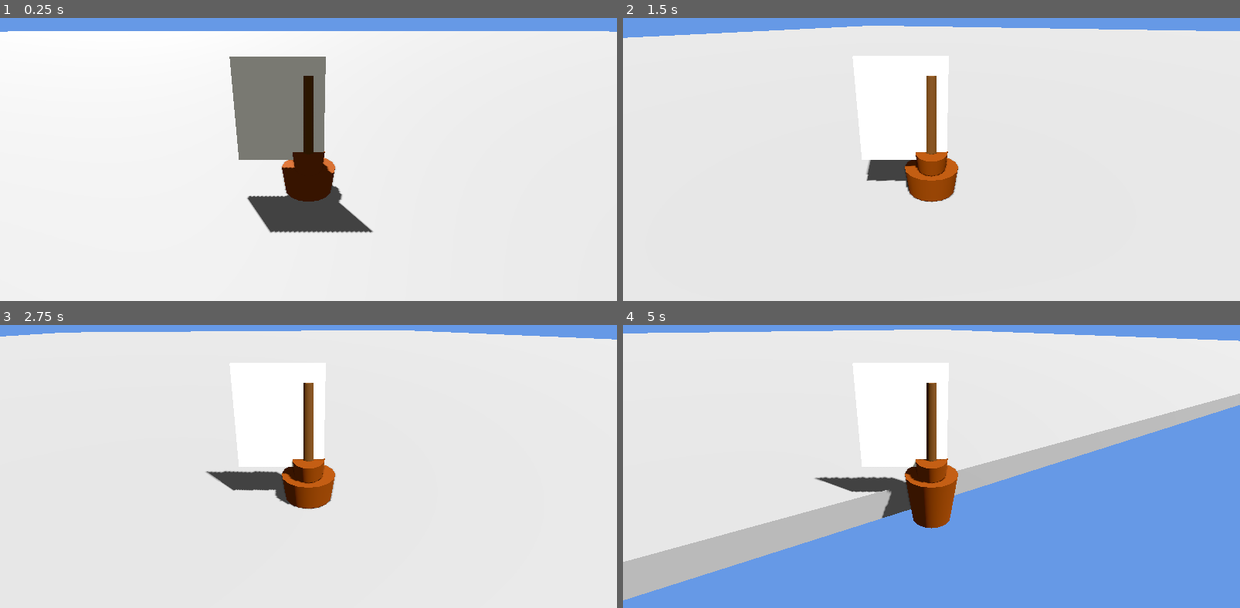
Above: before the commit, frames 1-4 (two rows, left to right).
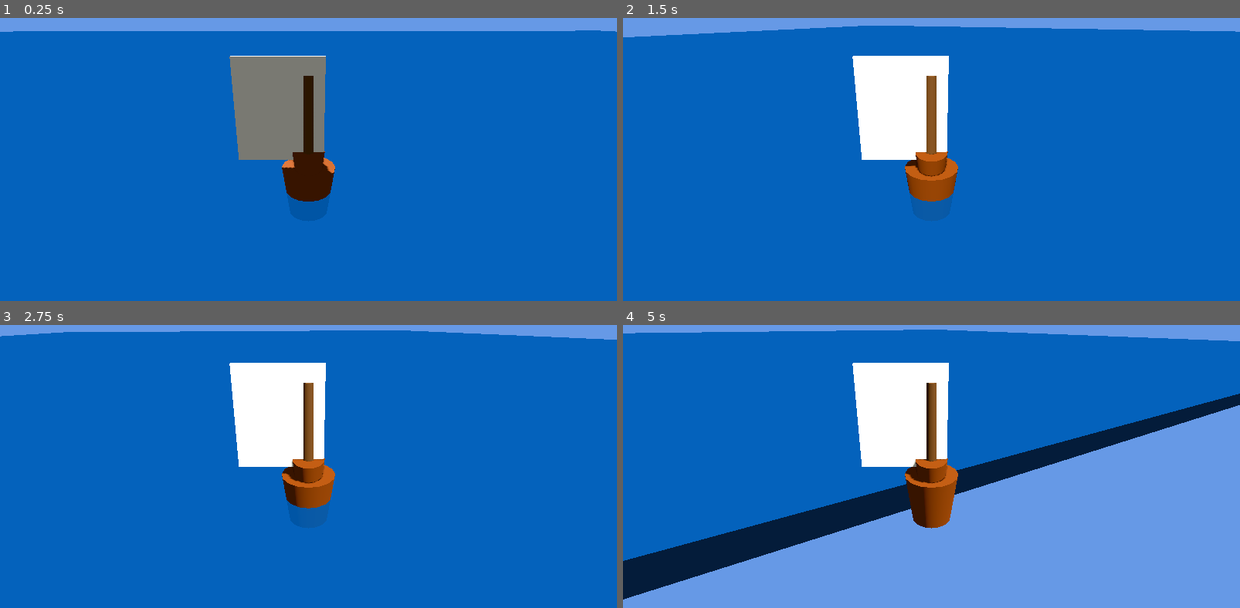
Above: after the commit, the same moments.

Repository: winterunciorn-blip/QwenTests2026_001
Game: Godot game, scene res://scenes/main.tscn
The game is run twice, just before and just after one commit, with the same random seed, the same clock (stepped at 60 frames per second) and the same inputs.
Inputs (mouse positions are in pixels of both pictures, inside the frame that each line leads up to):
- Up to frame 1 (0.25 s): no input
- Up to frame 2 (1.5 s): tap Enter at 0.5 s; move the mouse to (1067, 111) at 0.52 s; click (1067, 111) at 0.67 s; move the mouse to (808, 145) at 1.27 s; click (808, 145) at 1.42 s
- Up to frame 3 (2.75 s): move the mouse to (370, 358) at 2.02 s; click (370, 358) at 2.17 s
- Up to frame 4 (5 s): move the mouse to (900, 503) at 2.77 s; click (900, 503) at 2.92 s; move the mouse to (1116, 486) at 3.52 s; click (1116, 486) at 3.67 s; move the mouse to (746, 381) at 4.27 s; click (746, 381) at 4.42 s

The runs differ from the first frame. In frame 1, 89% of the frame differs, in the area x 0-100%, y 4-100%; in frame 2, 89%; in frame 3, 91%, in the area x 0-100%, y 1-100%; in frame 4, 53%.

Commit message:
Fix shader: remove invalid render modes and light_dir uniform

Diff:
--- a/ship_game/assets/water_shader.gdshader
+++ b/ship_game/assets/water_shader.gdshader
@@ -1,5 +1,5 @@
 shader_type spatial;
-render_mode depth_draw_opaque, cull_back, blend_mix, transparent, specular, srgb_vertex_color;
+render_mode unshaded, world_vertex_coords;
 
 uniform vec4 water_color : source_color = vec4(0.0, 0.4, 0.8, 0.9);
 uniform float wave_height : hint_range(0.0, 2.0) = 0.4;
@@ -17,13 +17,6 @@
 	// Create wave effect
 	wave_factor = sin(world_pos.x * wave_scale + t) * cos(world_pos.z * wave_scale + t) * wave_height;
 	VERTEX.y += wave_factor;
-
-	// Calculate normals for lighting
-	NORMAL = normalize(vec3(
-		-sin(world_pos.x * wave_scale + t) * wave_scale * wave_height,
-		1.0,
-		-cos(world_pos.z * wave_scale + t) * wave_scale * wave_height
-	));
 }
 
 void fragment() {
